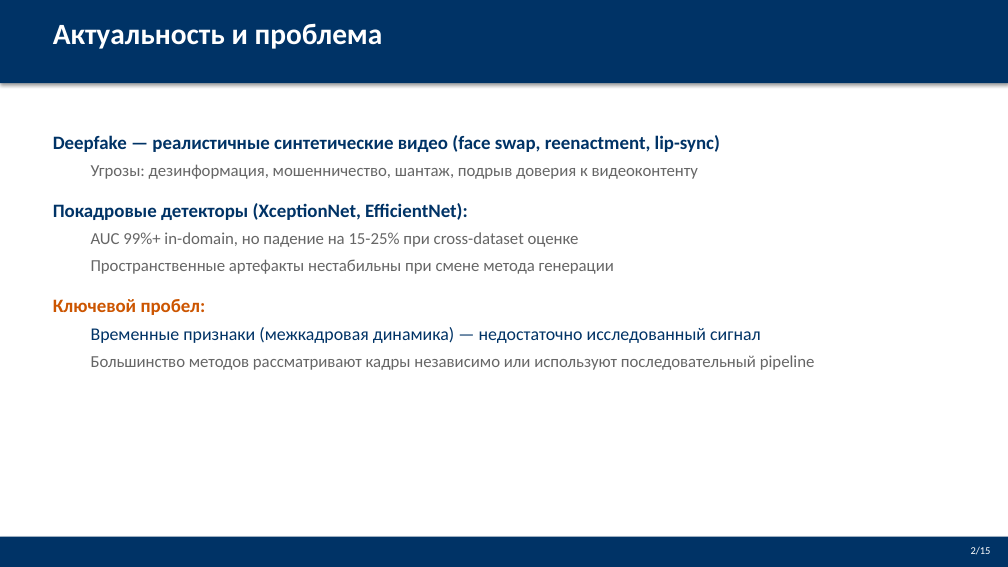
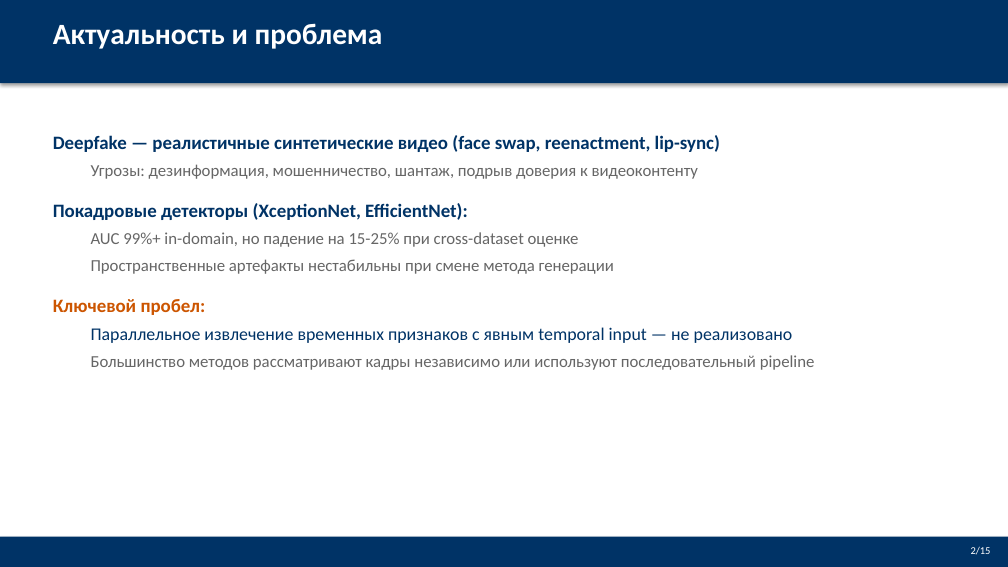
Before and after one commit to Jokeera/deepfake-detection, a slide deck: slide 2 of VKRDoc/Defense_Presentation.pptx. Drawn at 1008x567 pixels with LibreOffice and Linux fonts; fonts in the diff are those of the drawing. Boxes give left, top, right and bottom in pixels: in the first picture for what was removed or moved away, otherwise in the second. Text is boxed around its words. In the diff, an @@ line names an element or a change of style, - is before the commit and + after.

Commit message:
Slide 2: fix misleading claim about temporal features

```diff
--- a/VKRDoc/Defense_Presentation.pptx
+++ b/VKRDoc/Defense_Presentation.pptx
@@ text at box(91, 327, 793, 343): text changed @@
-  Временные признаки (межкадровая динамика) — недостаточно исследованный сигнал
+  Параллельное извлечение временных признаков с явным temporal input — не реализовано
```
